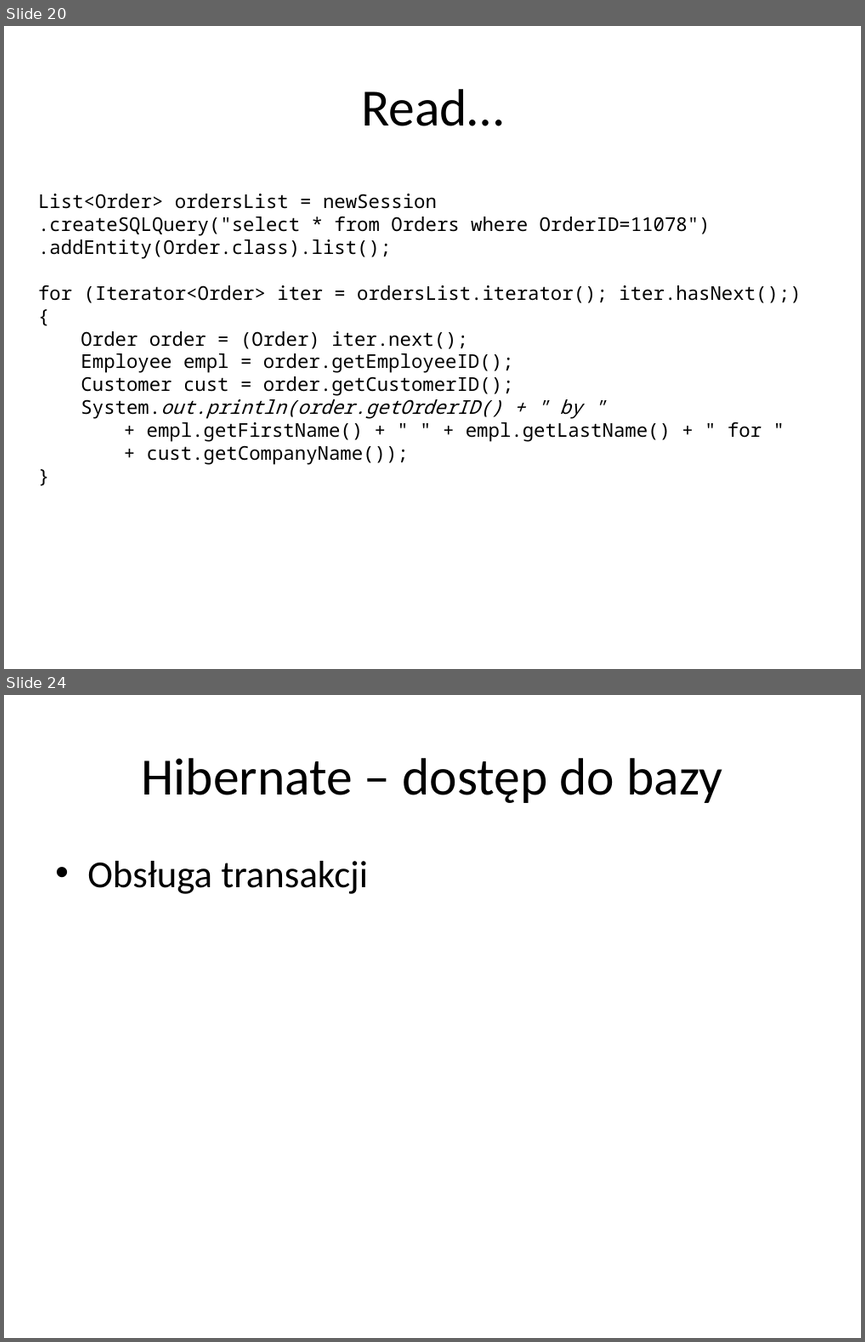
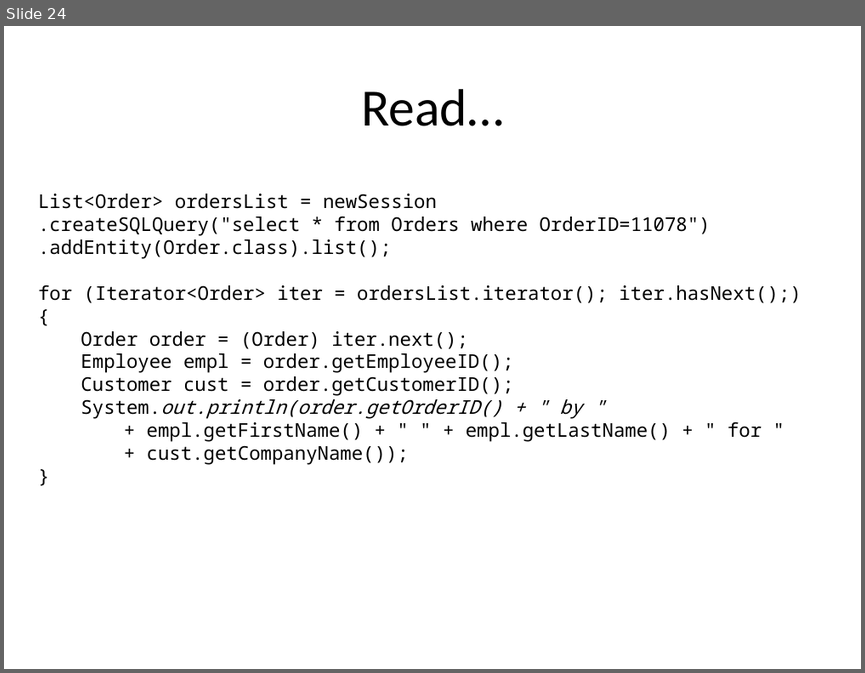
Before and after one commit to alicjasalamon/DB2, a slide deck: MySQL + Hibernate.pptx. Shown one above the other, each under a label of ours: slides 20 and 24 before the commit, slide 24 after it; the slides between them are not shown. The pictures are 865x1342 and 865x673 pixels, drawn with LibreOffice and Linux fonts; fonts in the diff are those of the drawing. Boxes give left, top, right and bottom in pixels: in the first picture for what was removed or moved away, otherwise in the second. Text is boxed around its words. In the diff, an @@ line names an element or a change of style, - is before the commit and + after.

```diff
--- a/MySQL + Hibernate.pptx
+++ b/MySQL + Hibernate.pptx
@@ slide 24 removed at (4,695,861,1338), background #FFFFFF @@
@@ title removed at (141,758,723,803) @@
-Hibernate – dostęp do bazy
@@ text removed at (87,861,368,894) @@
-• Obsługa transakcji
@@ what was slide 20 is now slide 24 @@
```
Also in this commit, not shown: 5 slides changed, 9 slides added, 6 other slides removed, 5 other files.
